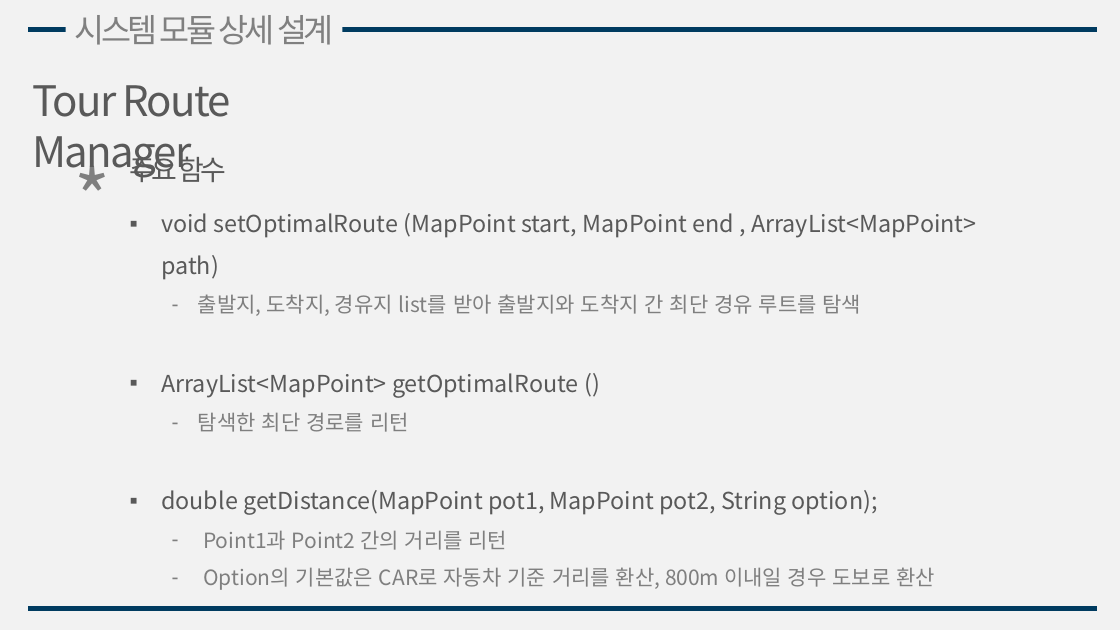
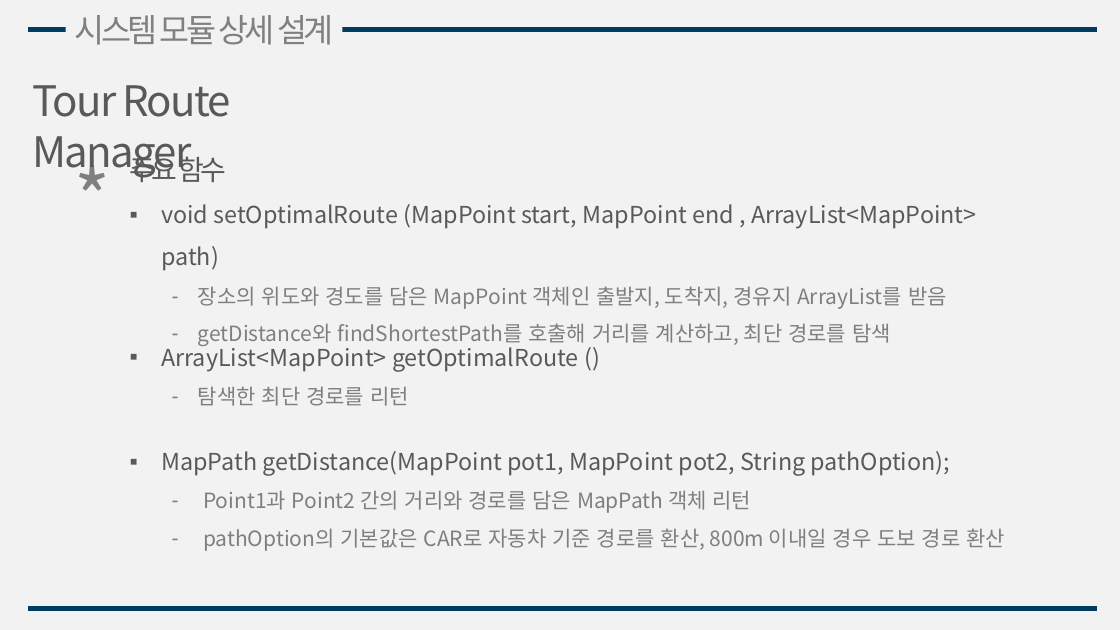
Before and after one commit to gmlrud1211/project, a slide deck: slide 12 of document/설계서.pptx (slide 14 before the commit). Drawn at 1120x630 pixels with LibreOffice and Linux fonts; fonts in the diff are those of the drawing. Boxes give left, top, right and bottom in pixels: in the first picture for what was removed or moved away, otherwise in the second. Text is boxed around its words. In the diff, an @@ line names an element or a change of style, - is before the commit and + after.

```diff
--- a/document/설계서.pptx
+++ b/document/설계서.pptx
@@ text "void setOptimalRoute (MapPoint start, MapPoint ...": place and size @@
-text "void setOptimalRoute (MapPoint start, MapPoint ..." at box(161, 213, 977, 590)
+text "void setOptimalRoute (MapPoint start, MapPoint ..." at box(161, 204, 977, 346)
@@ text at box(198, 286, 947, 346): text changed @@
-  – 출발지, 도착지, 경유지 list를 받아 출발지와 도착지 간 최단 경유 루트를 탐색
-▪ ArrayList<MapPoint> getOptimalRoute ()
-  – 탐색한 최단 경로를 리턴
-▪ double getDistance(MapPoint pot1, MapPoint pot2, String option);
-  – Point1과 Point2 간의 거리를 리턴
-  – Option의 기본값은 CAR로 자동차 기준 거리를 환산, 800m 이내일 경우 도보로 환산
+  – 장소의 위도와 경도를 담은 MapPoint 객체인 출발지, 도착지, 경유지 ArrayList를 받음
+  – getDistance와 findShortestPath를 호출해 거리를 계산하고, 최단 경로를 탐색
@@ text added at box(161, 342, 579, 406), 20 pt, text #595959 @@
+▪ ArrayList<MapPoint> getOptimalRoute ()
+  – 탐색한 최단 경로를 리턴
@@ text added at box(161, 451, 1005, 551), 18 pt, text #7F7F7F @@
+▪ MapPath getDistance(MapPoint pot1, MapPoint pot2, String pathOption);
+  – Point1과 Point2 간의 거리와 경로를 담은 MapPath 객체 리턴
+  – pathOption의 기본값은 CAR로 자동차 기준 경로를 환산, 800m 이내일 경우 도보 경로 환산
```
Also in this commit, not shown: 7 other slides changed, 3 slides added, 4 slides removed, 9 other files.
